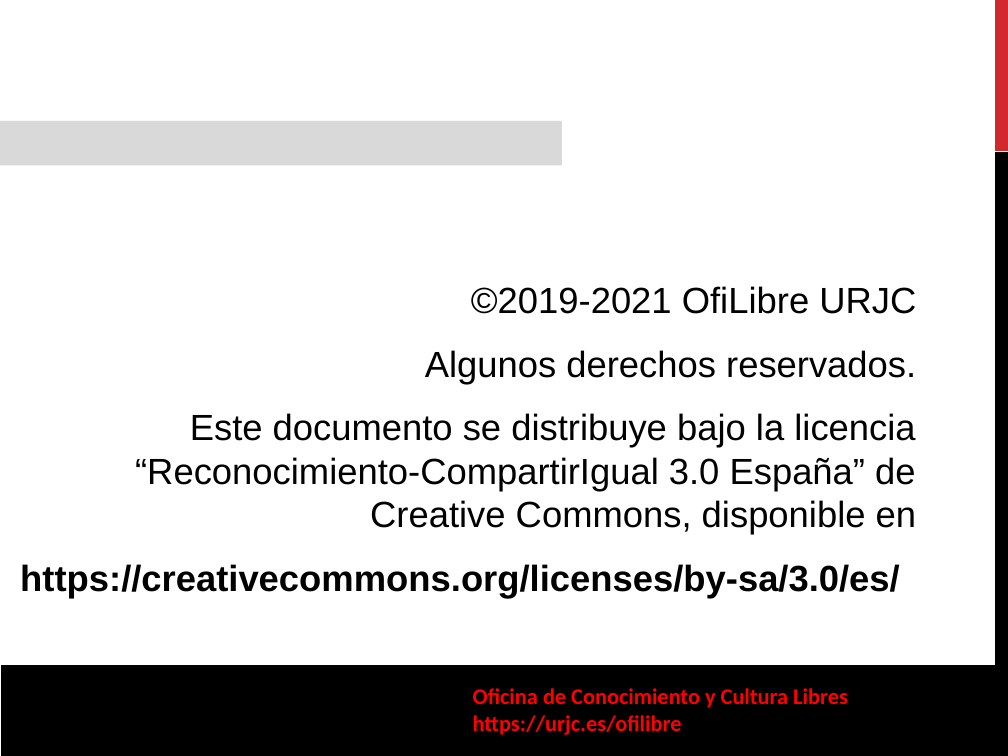
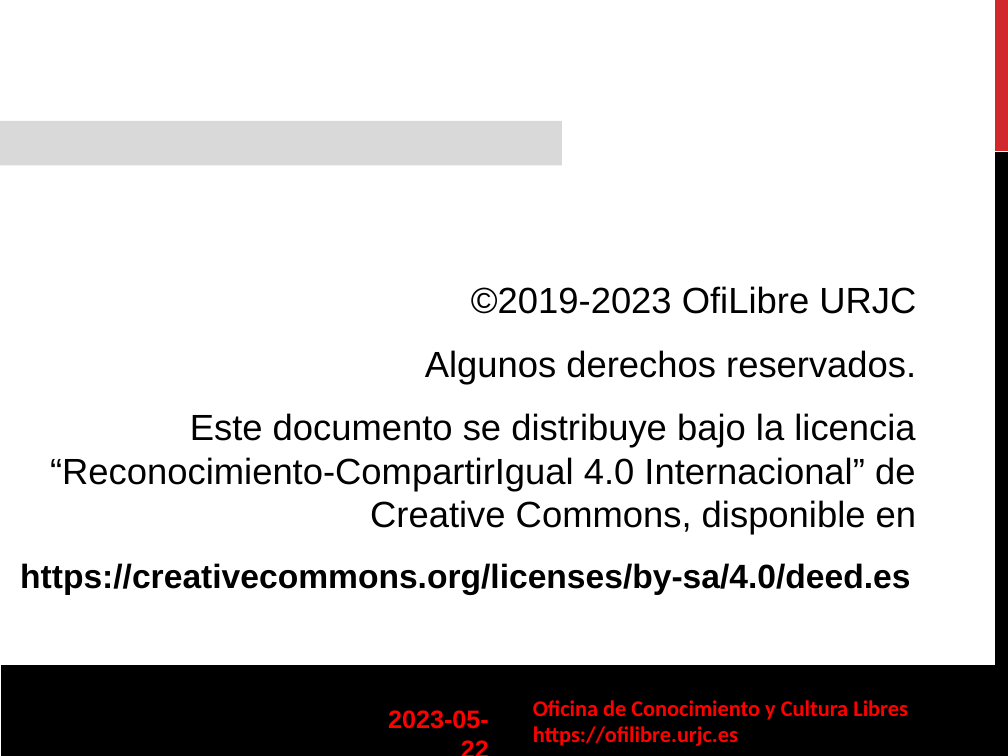
Before and after one commit to gabrielIzquierdo/OfiLibreGabri.github.io, a slide deck: slide 40 of static/transpas/ciencia-abierta/Ciencia_Abierta.odp (slide 37 before the commit). Drawn at 1008x756 pixels with LibreOffice and Linux fonts; fonts in the diff are those of the drawing; background and template pictures are left out. Boxes give left, top, right and bottom in pixels: in the first picture for what was removed or moved away, otherwise in the second. Text is boxed around its words. In the diff, an @@ line names an element or a change of style, - is before the commit and + after.

```diff
--- a/static/transpas/ciencia-abierta/Ciencia_Abierta.odp
+++ b/static/transpas/ciencia-abierta/Ciencia_Abierta.odp
@@ text at (471, 286, 916, 314): text changed @@
-©2019-2021 OfiLibre URJC
+©2019-2023 OfiLibre URJC
@@ text at (20, 413, 916, 595): text changed @@
-Este documento se distribuye bajo la licencia “Reconocimiento-CompartirIgual 3.0 España” de Creative Commons, disponible en
-https://creativecommons.org/licenses/by-sa/3.0/es/
+Este documento se distribuye bajo la licencia “Reconocimiento-CompartirIgual 4.0 Internacional” de Creative Commons, disponible en
+https://creativecommons.org/licenses/by-sa/4.0/deed.es
@@ text "Oficina de Conocimiento y Cultura ...": place and size @@
-text "Oficina de Conocimiento y Cultura ..." at (473, 688, 848, 735)
+text "Oficina de Conocimiento y Cultura ..." at (533, 700, 908, 746)
@@ text added at (388, 710, 489, 729), 18 pt, text #FF0000, bold @@
+2023-05-22
+40/40
@@ text at (533, 726, 738, 746): text changed @@
-https://urjc.es/ofilibre
+https://ofilibre.urjc.es
```
Also in this commit, not shown: 28 other slides changed, 3 slides added, 1 other file.
